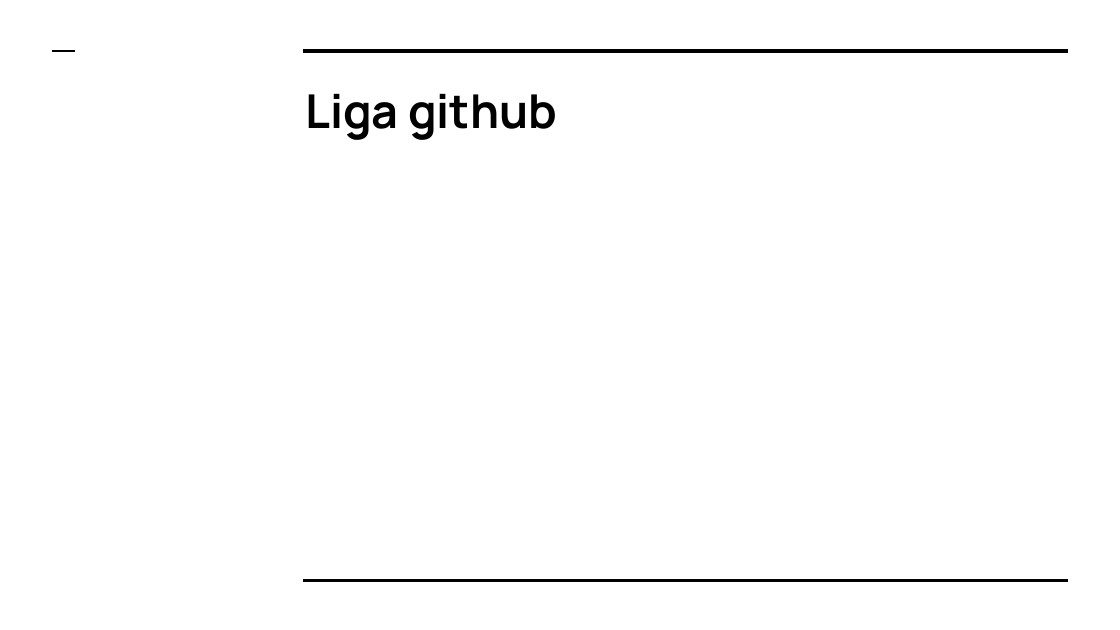
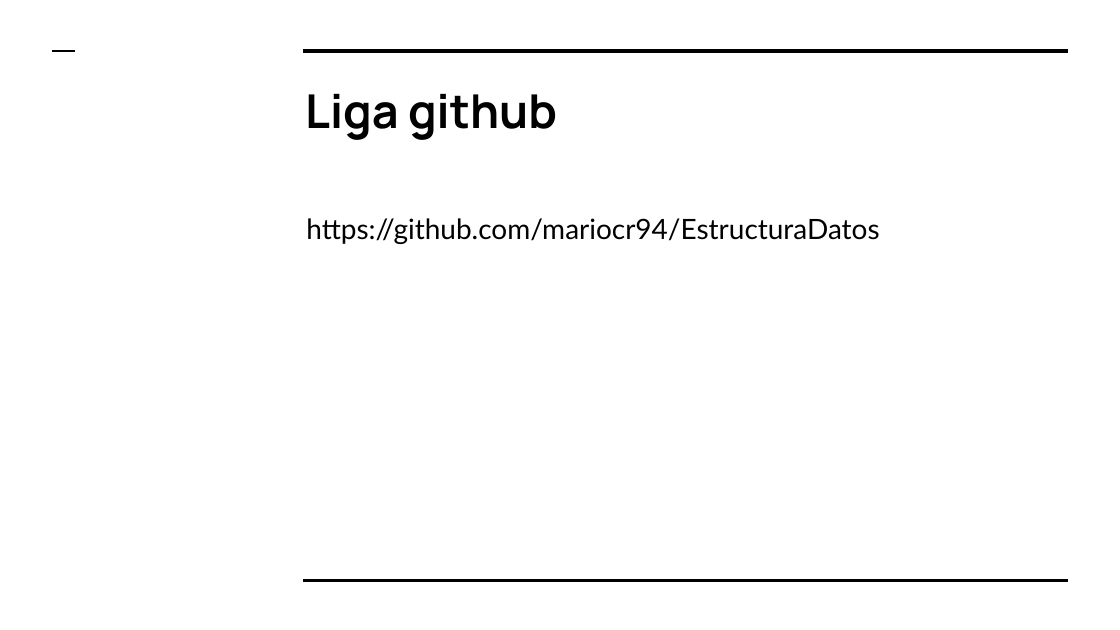
Before and after one commit to mariocr94/EstructuraDatos, a slide deck: slide 7 of Proyecto final.pptx (slide 8 before the commit). Drawn at 1120x630 pixels with LibreOffice and Linux fonts; fonts in the diff are those of the drawing. Boxes give left, top, right and bottom in pixels: in the first picture for what was removed or moved away, otherwise in the second. Text is boxed around its words. In the diff, an @@ line names an element or a change of style, - is before the commit and + after.

```diff
--- a/Proyecto final.pptx
+++ b/Proyecto final.pptx
@@ text added at bbox=[306, 218, 879, 244], 18 pt, text #000000 @@
+https://github.com/mariocr94/EstructuraDatos
```
Also in this commit, not shown: 1 slide removed.
